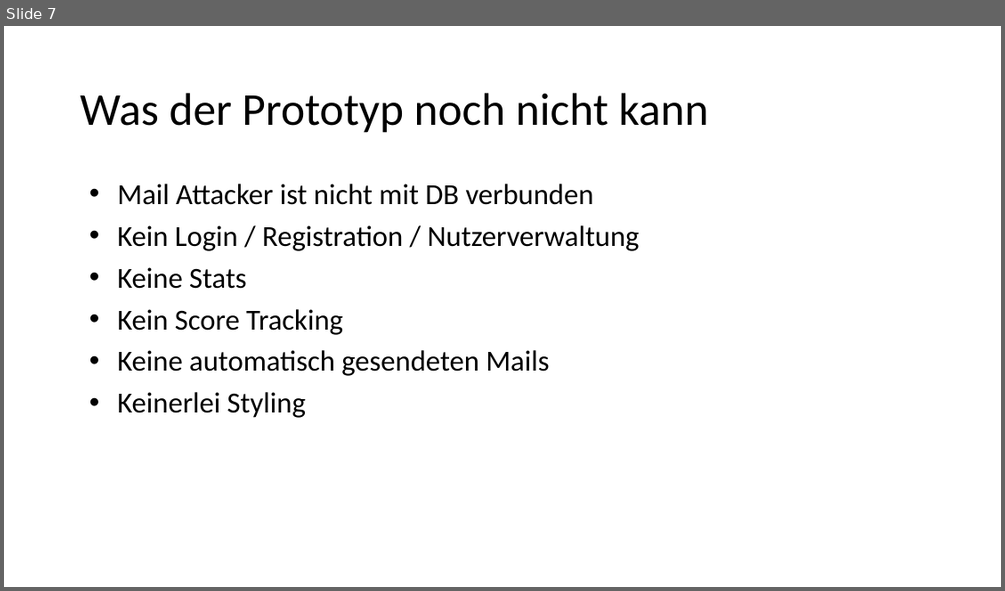
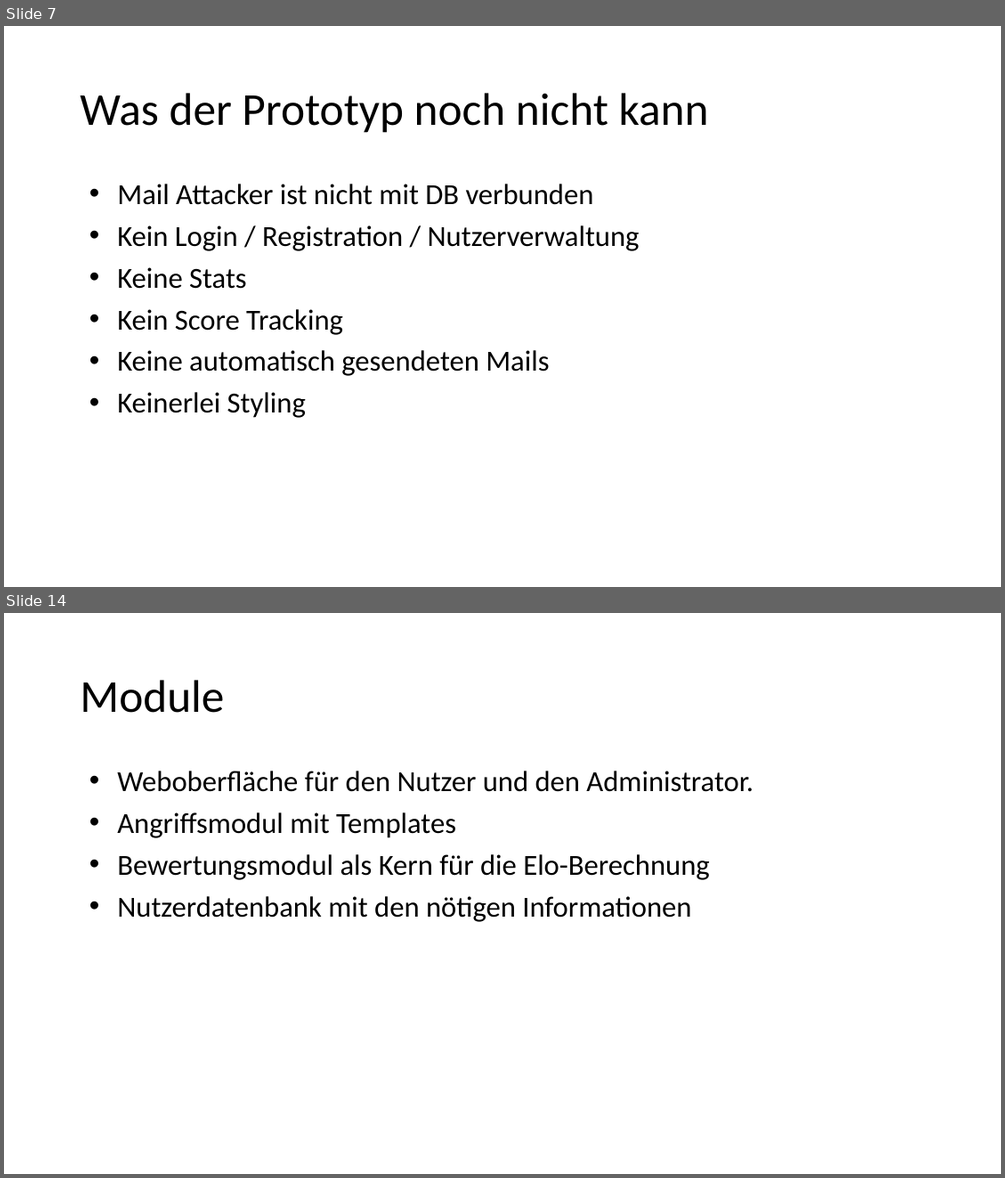
Before and after one commit to Snapstromegon/EPWS2019RaphaelHoeserTimSchettler, a slide deck: Audits/Audit 2/audit2.pptx. Shown one above the other, each under a label of ours: slide 7 before the commit, slides 7 and 14 after it; the slides between them are not shown. The pictures are 1005x591 and 1005x1178 pixels, drawn with LibreOffice and Linux fonts; fonts in the diff are those of the drawing. Boxes give left, top, right and bottom in pixels: in the first picture for what was removed or moved away, otherwise in the second. Text is boxed around its words. In the diff, an @@ line names an element or a change of style, - is before the commit and + after.

```diff
--- a/Audits/Audit 2/audit2.pptx
+++ b/Audits/Audit 2/audit2.pptx
@@ slide 14 added at (4, 613, 1001, 1174), background #FFFFFF @@
@@ title added at (80, 680, 224, 713), 44 pt, text #000000 @@
+Module
@@ text added at (117, 771, 753, 922), 28 pt, text #000000 @@
+• Weboberfläche für den Nutzer und den Administrator.
+• Angriffsmodul mit Templates
+• Bewertungsmodul als Kern für die Elo-Berechnung
+• Nutzerdatenbank mit den nötigen Informationen
```
Also in this commit, not shown: 6 other slides added.
